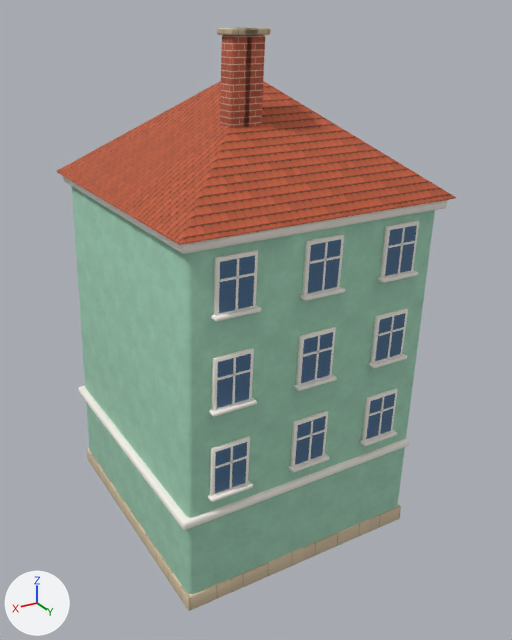
A saved change to the glTF model assets/architecture/house_c.gltf.
Camera for both pictures: a 50 mm lens placed at (11.8, 21.3, 18.0), pointed at (-0.7, 0.5, 7.6). Arrows for +X, +Y and +Z are at lower left; the lights stay in place. The first picture is the older version. Objects named as collision shapes, trigger or cutter boxes, shadow casters or lower levels of detail are left out. Where no turn or scale is listed for an object, it has been applied to the vertices. Vertices at exactly the same position are counted once.

Names of what the first picture shows: 'house_c_mesh'.
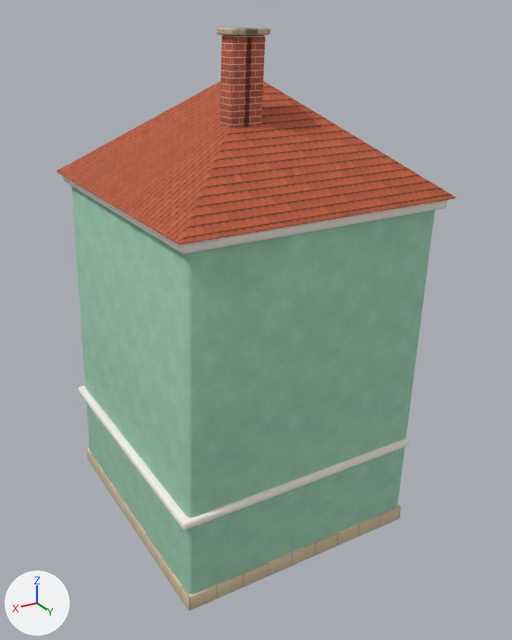
What the commit changed:
me_house_c_mesh is used by ob_house_c_mesh; location (0.0, 0.0, 0.0).
me_house_c_mesh had 5461 vertices, 10302 faces and spanned x -5.3..4.6, y -6.1..5.4, z 0.0..17.7.
me_house_c_mesh now has 3981 vertices, 7538 faces and spans x -5.3..4.6, y -6.1..5.4, z 0.0..17.7.
me_house_c_mesh part 1: 45 loose pieces with 1224 vertices, spanning x -4.1..3.7, y 5.0..5.3, z 4.2..12.0, are deleted.
Other edits to the shape of me_house_c_mesh do not show in these pictures.
me_house_c_mesh no longer uses material mat_leaf (green #6cbf4f).

Changed parts and their boxes [x1, y1, x2, y2] in the pictures (512 x 640 px):
part 1 of me_house_c_mesh, deleted: before [208, 221, 419, 502]
